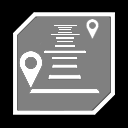
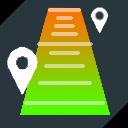
Layers edited between the first and the second w=128, h=128 image:
removed layer "Layer 7 copy" over [86,19,99,39]
removed layer "Layer 7" over [19,51,43,88]
added layer "Layer 2" above "Layer 3" over [90,7,109,33]
renamed "Layer 4" to "Layer 3", moved it above "Distance10", painted on it over [7,11,116,116]
added layer "Distance10" (50%) above "Layer 6" over [0,1,128,128]
painted on "Layer 6" over [20,7,110,115]
added layer "IconBackground" above "Layer 1" over [0,0,128,128]
